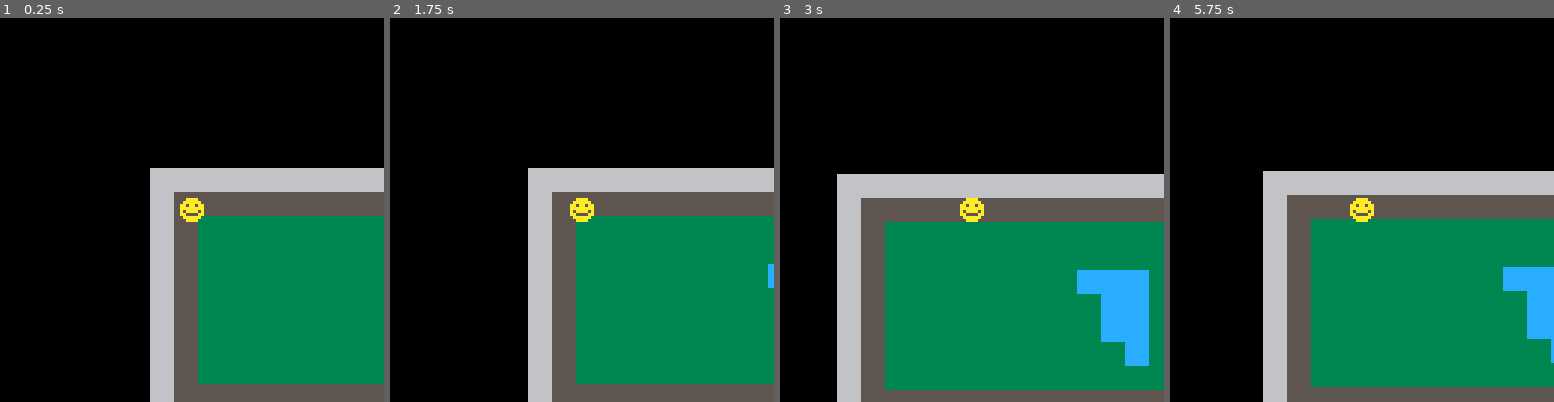
Above: before the commit, frames 1-4 (left to right).
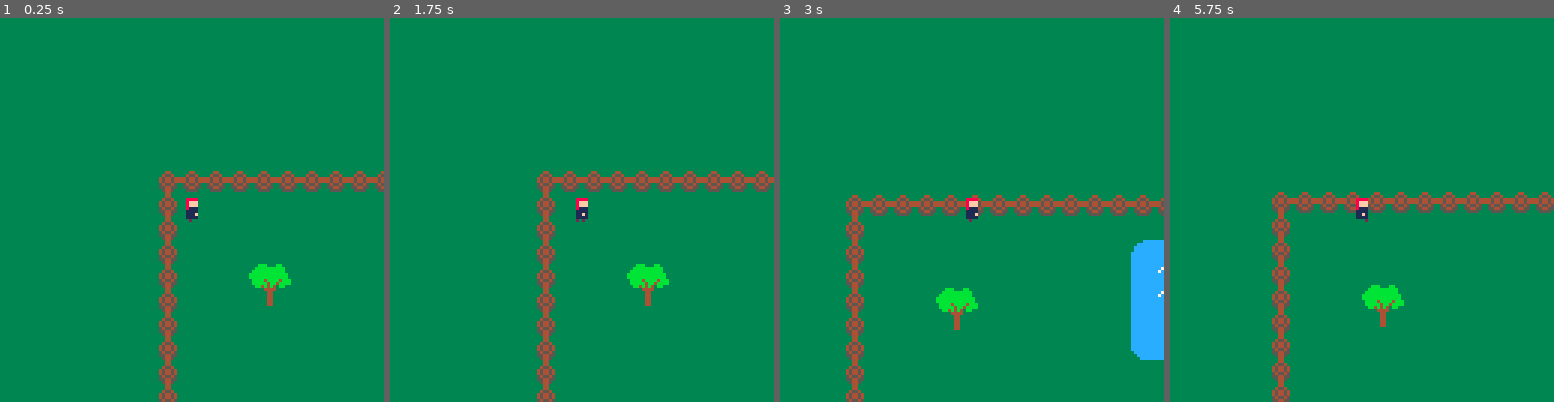
Above: after the commit, the same moments.

Repository: cucsijuan/adventure-game
Game: PICO-8 cartridge adventure.p8
The game is run twice, just before and just after one commit, with the same random seed, the same clock (stepped at 60 frames per second) and the same inputs.
Inputs:
- Up to frame 1 (0.25 s): no input
- Up to frame 2 (1.75 s): tap X (X key) at 0.33, 1.07 s; tap O (Z key) at 0.7, 1.7 s; hold Right from 1.6 s (still down)
- Up to frame 3 (3 s): tap X (X key) at 1.85, 2.97 s; release Right at 2.1 s; tap O (Z key) at 2.1, 2.5, 2.9 s; hold Up 2.15-2.42 s; hold Right from 2.47 s (still down)
- Up to frame 4 (5.75 s): release Right at 3.03 s; hold Left 3.08-3.58 s; tap O (Z key) every 0.4 s from 3.3 to 5.7 s; hold Down 3.63-3.97 s; hold Right 4.02-4.68 s; tap X (X key) at 4.08, 5.2 s; hold Up 4.73-5.03 s; hold Left 5.08-5.68 s; hold Down from 5.73 s (still down)

The runs differ from the first frame. In frame 1, 79% of the frame differs, in the area x 0-100%, y 0-100%; in frame 2, 78%; in frame 3, 71%; in frame 4, 73%.

Commit message:
Update adventure.p8
Added collision boxes, starting to add animation

Diff:
--- a/adventure.p8
+++ b/adventure.p8
@@ -1,6 +1,8 @@
 pico-8 cartridge // http://www.pico-8.com
 version 35
 __lua__
+
+debug = false
 
 entities = {}
 
@@ -34,20 +36,39 @@
  return p
 end
 
-function newsprite(x,y)
+-- creates and returns a new sprite
+function newsprite(sl,i)
  local s = {}
- s.x= x
- s.y = y
+ s.spritelist = sl
+ s.index = i
  return s
 end
 
-function newentity(position, sprite, control, intention)
+-- creates and returns a new animation component
+function newanimation(d)
+ local a = {}
+  a.timer = 0
+  a.delay = d
+ return a
+end
+
+function newbounds(xoff,yoff,w,h)
+ local b = {}
+ b.xoff = xoff
+ b.yoff = yoff
+ b.w = w-1
+ b.h = h-1
+ return b
+end
+
+function newentity(position, sprite, control, intention, bounds, animation)
  local e = {}
   e.position = position
   e.sprite = sprite
   e.control = control
   e.intention = intention
-  add(entities,e)
+  e.bounds = bounds
+  e.animation = animation
  return e
 end
 
@@ -68,6 +89,30 @@
  return not fget(mget(x/8,y/8),7)
 end
 
+function touching(x1,y1,w1,h1,x2,y2,w2,h2)
+ return x1+w1+1 > x2 and
+        x1 < x2+w2+1 and
+        y1+h1+1 > y2 and
+        y1 < y2+h2+1
+end
+
+function ycomparison(a,b)
+ if a.position == nil or b.position == nil then return false end
+ return a.position.y + a.position.h > b.position.y + b.position.h
+end
+
+function sort(list, comparison)
+ for i=2,#list do
+
+  local j = i
+  while j > 1 and comparison(list[j-1],list[j]) do
+   list[j],list[j-1] = list[j-1],list[j]
+   j -= 1
+  end
+
+ end
+end
+
 --*******************************
 --****                   ********
 --****    game systems   ********
@@ -102,22 +147,72 @@
    if ent.intention.down then newy += 1 end
   end
 
+  local canmovex = true
+  local canmovey = true
+
+  -- map collision
+
+
   -- update x position if allowed to move
-  if canwalk(newx,ent.position.y) and
-     canwalk(newx,ent.position.y+ent.position.w-1) and
-     canwalk(newx+ent.position.h-1,ent.position.y) and
-     canwalk(newx+ent.position.h-1,ent.position.y+ent.position.w-1) then
-   ent.position.x = newx
+  if not canwalk(newx+ent.bounds.xoff,ent.position.y+ent.bounds.yoff) or
+     not canwalk(newx+ent.bounds.xoff+ent.bounds.w,ent.position.y+ent.bounds.yoff+ent.bounds.h) or
+     not canwalk(newx+ent.bounds.xoff,ent.position.y+ent.bounds.yoff) or
+     not canwalk(newx+ent.bounds.xoff+ent.bounds.w,ent.position.y+ent.bounds.yoff+ent.bounds.h) then
+   canmovex = false
   end
 
   -- update y position if allowed to move
-  if canwalk(ent.position.x,newy) and
-     canwalk(ent.position.x,newy+ent.position.w-1) and
-     canwalk(ent.position.x+ent.position.h-1,newy) and
-     canwalk(ent.position.x+ent.position.h-1,newy+ent.position.w-1) then
-   ent.position.y = newy
-  end
-
+  if not canwalk(ent.position.x+ent.bounds.xoff,newy+ent.bounds.yoff) or
+     not canwalk(ent.position.x+ent.bounds.xoff+ent.bounds.w,newy+ent.bounds.yoff) or
+     not canwalk(ent.position.x+ent.bounds.xoff,newy+ent.bounds.yoff) or
+     not canwalk(ent.position.x+ent.bounds.xoff+ent.bounds.w,newy+ent.bounds.yoff+ent.bounds.h) then
+   canmovey = false
+  end
+
+  -- entity collision
+
+  --check x
+  for o in all(entities) do
+   if o  ~= ent and
+    touching(newx+ent.bounds.xoff, ent.position.y+ent.bounds.yoff, ent.bounds.w, ent.bounds.h,
+     o.position.x+o.bounds.xoff, o.position.y+o.bounds.yoff, o.bounds.w, o.bounds.h) then
+    canmovex= false
+   end
+  end
+
+  --check y
+  for o in all(entities) do
+   if o  ~= ent and
+    touching(ent.position.x+ent.bounds.xoff, newy+ent.bounds.yoff, ent.bounds.w, ent.bounds.h,
+     o.position.x+o.bounds.xoff, o.position.y+o.bounds.yoff, o.bounds.w, o.bounds.h) then
+    canmovey= false
+   end
+  end
+
+  if canmovex then ent.position.x = newx end
+  if canmovey then ent.position.y = newy end
+
+ end
+end
+
+-- animation system
+
+animationsystem = {}
+animationsystem.update = function()
+ for ent in all(entities) do
+  if ent.sprite and ent.animation then
+   -- increment animation timer
+   ent.animation.timer += 1
+   -- if the timer is higher than the delay
+   if ent.animation.timer > ent.animation.delay then
+    -- increment the index and reset the timer
+    ent.sprite.index +=1
+    if ent.sprite.index > #ent.sprite.spritelist then
+     ent.sprite.index = 1
+    end
+    ent.animation.timer = 0
+   end
+  end
  end
 end
 
@@ -125,7 +220,10 @@
 
 graphicsystem = {}
 graphicsystem.update = function()
-  cls()
+ cls(3)
+
+ sort(entities, ycomparison)
+
  -- center the camera to the player
  camera(-64+player.position.x+(player.position.w/2),
         -64+player.position.y+(player.position.h/2))
@@ -134,15 +232,26 @@
  --draw all sprites
  for ent in all(entities) do
   if ent.sprite ~= nil and ent.position ~= nil then
-   sspr(ent.sprite.x,ent.sprite.y,
+   sspr(ent.sprite.spritelist[ent.sprite.index][1],
+        ent.sprite.spritelist[ent.sprite.index][2],
         ent.position.w,ent.position.h,
         ent.position.x,ent.position.y)
   end
- end
+
+  --draw bounding boxes
+  if debug then
+   rect(ent.position.x+ent.bounds.xoff,
+    ent.position.y+ent.bounds.yoff,
+    ent.position.x+ent.bounds.xoff+ent.bounds.w,
+     ent.position.y+ent.bounds.yoff+ent.bounds.h,
+     9)
+   end
+  end
 
  camera()
  -- crosshair sprite
  --spr(16,64-4,64-4)
+
 end
 
 --*******************************
@@ -153,22 +262,50 @@
 function _init()
 -- create a player entity
  player = newentity(
-  newposition(10,10,8,8),
-  newsprite(8,0),
+  -- create a position component
+  newposition(10,10,4,8),
+  -- create a sprite component
+  newsprite({{8,0},{12,0},{16,0},{20,0}},1),
   -- create a control component
   newcontrol(0,1,2,3, playerinput),
   -- create a intention component
-  newintention()
+  newintention(),
+  -- create a new bounding box
+  newbounds(0,6,4,2),
+  -- create a new animation component
+  newanimation(3)
   )
+ add(entities,player)
+
+
+ add(entities,
+    -- create a tree entity
+    newentity(
+    -- create a position component
+    newposition(30,30,16,16),
+    -- create a sprite component
+    newsprite({{8,8}},1),
+    -- create a control component
+    nil,
+    -- create a intention component
+    nil,
+    -- create a new bounding box
+    newbounds(7,14,2,2),
+    -- create a new animation component
+    newanimation(1)
+    )
+ )
 end
 
 --******************************
 
 function _update()
--- check player input
+ -- check player input
  controlsystem.update()
  -- move entities
  physicssystem.update()
+ -- animate entities
+ animationsystem.update()
 end
 
 function _draw()
@@ -191,18 +328,29 @@
 
 
 
+…(8 lines of a section not shown)…
 __gff__
-0000000080800000000000000000000000000000000000000000000000000000000000000000000000000000000000000000000000000000000000000000000000000000000000000000000000000000000000000000000000000000000000000000000000000000000000000000000000000000000000000000000000000000
+0000000080800000800000808080808000000000000000000000008080808080000000000000000000000000000000800000000000000000000000000000000000000000000000000000000000000000000000000000000000000000000000000000000000000000000000000000000000000000000000000000000000000000
 0000000000000000000000000000000000000000000000000000000000000000000000000000000000000000000000000000000000000000000000000000000000000000000000000000000000000000000000000000000000000000000000000000000000000000000000000000000000000000000000000000000000000000
 __map__
-0505050505050505050505050505050505060000000000000000000000000000000000000000000000000000000000000000000000000000000000000000000000000000000000000000000000000000000000000000000000000000000000000000000000000000000000000000000000000000000000000000000000000000
-0502020202020202020202020202020205000000000000000000000000000000000000000000000000000000000000000000000000000000000000000000000000000000000000000000000000000000000000000000000000000000000000000000000000000000000000000000000000000000000000000000000000000000
-0502030303030303030303030303030205000000000000000000000000000000000000000000000000000000000000000000000000000000000000000000000000000000000000000000000000000000000000000000000000000000000000000000000000000000000000000000000000000000000000000000000000000000
-0502030303030303030303030303030205000000000000000000000000000000000000000000000000000000000000000000000000000000000000000000000000000000000000000000000000000000000000000000000000000000000000000000000000000000000000000000000000000000000000000000000000000000
-0502030303030303030304040403030205000000000000000000000000000000000000000000000000000000000000000000000000000000000000000000000000000000000000000000000000000000000000000000000000000000000000000000000000000000000000000000000000000000000000000000000000000000
-0502030303030303030303040403030205000000000000000000000000000000000000000000000000000000000000000000000000000000000000000000000000000000000000000000000000000000000000000000000000000000000000000000000000000000000000000000000000000000000000000000000000000000
-0502030303030303030303040403030205000000000000000000000000000000000000000000000000000000000000000000000000000000000000000000000000000000000000000000000000000000000000000000000000000000000000000000000000000000000000000000000000000000000000000000000000000000
-0502030303030303030303030403030205000000000000000000000000000000000000000000000000000000000000000000000000000000000000000000000000000000000000000000000000000000000000000000000000000000000000000000000000000000000000000000000000000000000000000000000000000000
-0502030303030303030303030303030205000000000000000000000000000000000000000000000000000000000000000000000000000000000000000000000000000000000000000000000000000000000000000000000000000000000000000000000000000000000000000000000000000000000000000000000000000000
-0502020202020202020202020202020205000000000000000000000000000000000000000000000000000000000000000000000000000000000000000000000000000000000000000000000000000000000000000000000000000000000000000000000000000000000000000000000000000000000000000000000000000000
-0505050505050505050505050505050505000000000000000000000000000000000000000000000000000000000000000000000000000000000000000000000000000000000000000000000000000000000000000000000000000000000000000000000000000000000000000000000000000000000000000000000000000000
+0d0f0f0f0f0f0f0f0f0f0f0f0f0f0f0f0f0f0f0f0e0000000000000000000000000000000000000000000000000000000000000000000000000000000000000000000000000000000000000000000000000000000000000000000000000000000000000000000000000000000000000000000000000000000000000000000000
+1f000000000000000000000000000000000000001f0000000000000000000000000000000000000000000000000000000000000000000000000000000000000000000000000000000000000000000000000000000000000000000000000000000000000000000000000000000000000000000000000000000000000000000000
+1f00000000000000000000000b080c00000000001f0000000000000000000000000000000000000000000000000000000000000000000000000000000000000000000000000000000000000000000000000000000000000000000000000000000000000000000000000000000000000000000000000000000000000000000000
+1f00000000000000000000000818080a000000001f0000000000000000000000000000000000000000000000000000000000000000000000000000000000000000000000000000000000000000000000000000000000000000000000000000000000000000000000000000000000000000000000000000000000000000000000
+1f0000000000000000000000081808080c0000001f0000000000000000000000000000000000000000000000000000000000000000000000000000000000000000000000000000000000000000000000000000000000000000000000000000000000000000000000000000000000000000000000000000000000000000000000
+1f000000000000000000000008081818080000001f0000000000000000000000000000000000000000000000000000000000000000000000000000000000000000000000000000000000000000000000000000000000000000000000000000000000000000000000000000000000000000000000000000000000000000000000
+1f00000000000000000000001b0808081c0000001f0000000000000000000000000000000000000000000000000000000000000000000000000000000000000000000000000000000000000000000000000000000000000000000000000000000000000000000000000000000000000000000000000000000000000000000000
+1f000000000000000000000000000000000000001f0000000000000000000000000000000000000000000000000000000000000000000000000000000000000000000000000000000000000000000000000000000000000000000000000000000000000000000000000000000000000000000000000000000000000000000000
+1f000000000000000000000000000000000000001f0000000000000000000000000000000000000000000000000000000000000000000000000000000000000000000000000000000000000000000000000000000000000000000000000000000000000000000000000000000000000000000000000000000000000000000000
+1f000000000000000000000000000000000000001f0000000000000000000000000000000000000000000000000000000000000000000000000000000000000000000000000000000000000000000000000000000000000000000000000000000000000000000000000000000000000000000000000000000000000000000000
+1f000000000000000000000000000000000000001f0000000000000000000000000000000000000000000000000000000000000000000000000000000000000000000000000000000000000000000000000000000000000000000000000000000000000000000000000000000000000000000000000000000000000000000000
+1f000000000000000000000000000000000000001f0000000000000000000000000000000000000000000000000000000000000000000000000000000000000000000000000000000000000000000000000000000000000000000000000000000000000000000000000000000000000000000000000000000000000000000000
+1f000000000000000000000000000000000000001f0000000000000000000000000000000000000000000000000000000000000000000000000000000000000000000000000000000000000000000000000000000000000000000000000000000000000000000000000000000000000000000000000000000000000000000000
+1d0f0f0f0f0f0f0f0f0f0f0f0f0f0f0f0f0f0f0f1e0000000000000000000000000000000000000000000000000000000000000000000000000000000000000000000000000000000000000000000000000000000000000000000000000000000000000000000000000000000000000000000000000000000000000000000000
Not shown, changed: 24 lines of the sprite sheet (__gfx__) section of adventure.p8
